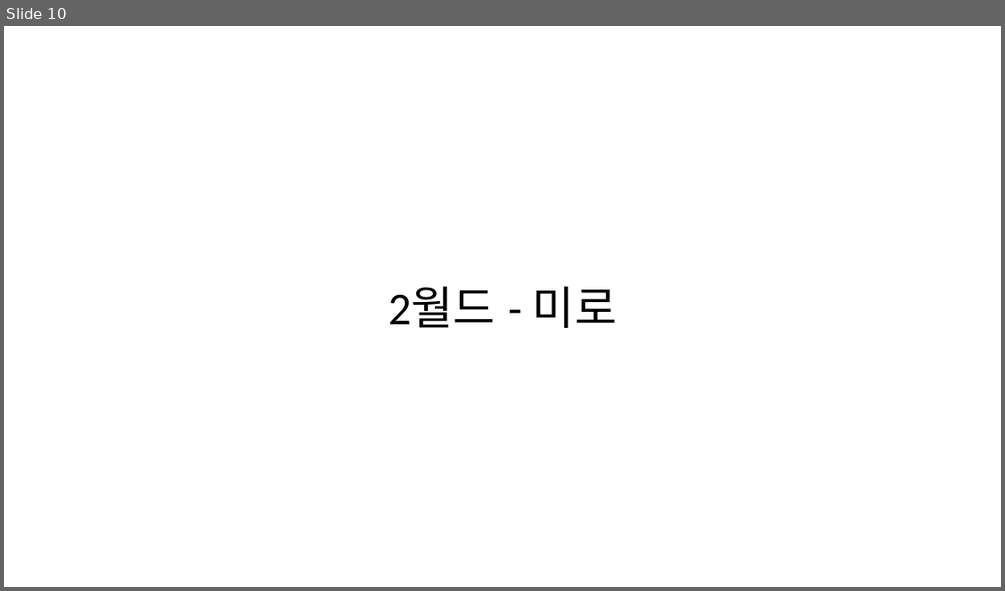
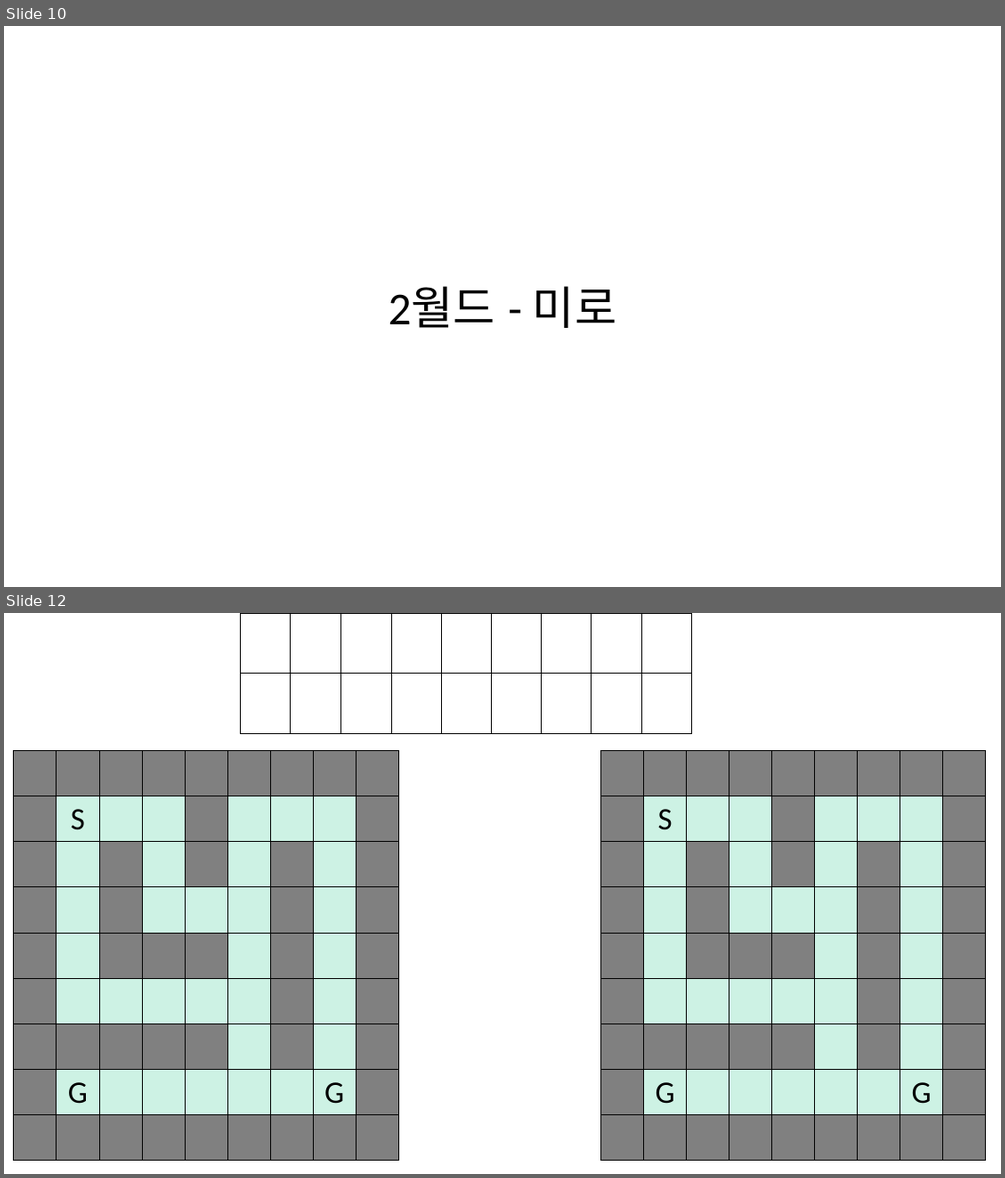
Before and after one commit to BSF0124/Brain-Control, a slide deck: etc/레벨디자인.pptx. Shown one above the other, each under a label of ours: slide 10 before the commit, slides 10 and 12 after it; the slides between them are not shown. The pictures are 1005x591 and 1005x1178 pixels, drawn with LibreOffice and Linux fonts; fonts in the diff are those of the drawing. Boxes give left, top, right and bottom in pixels: in the first picture for what was removed or moved away, otherwise in the second. Text is boxed around its words. In the diff, an @@ line names an element or a change of style, - is before the commit and + after.

```diff
--- a/etc/레벨디자인.pptx
+++ b/etc/레벨디자인.pptx
@@ slide 12 added at (4, 613, 1001, 1174), background #FFFFFF @@
@@ table added at (241, 613, 695, 733), 2 rows, 9 columns @@
+ |  |  |  |  |  |  |  | 
+ |  |  |  |  |  |  |  | 
@@ table added at (14, 751, 398, 1160), 9 rows, 9 columns @@
+ |  |  |  |  |  |  |  | 
+ | S |  |  |  |  |  |  | 
+ |  |  |  |  |  |  |  | 
+ |  |  |  |  |  |  |  | 
+ |  |  |  |  |  |  |  | 
+ |  |  |  |  |  |  |  | 
+ |  |  |  |  |  |  |  | 
+ | G |  |  |  |  |  | G | 
+ |  |  |  |  |  |  |  | 
@@ table added at (600, 751, 985, 1160), 9 rows, 9 columns @@
+ |  |  |  |  |  |  |  | 
+ | S |  |  |  |  |  |  | 
+ |  |  |  |  |  |  |  | 
+ |  |  |  |  |  |  |  | 
+ |  |  |  |  |  |  |  | 
+ |  |  |  |  |  |  |  | 
+ |  |  |  |  |  |  |  | 
+ | G |  |  |  |  |  | G | 
+ |  |  |  |  |  |  |  | 
```
Also in this commit, not shown: 1 slide changed, 25 other files.
